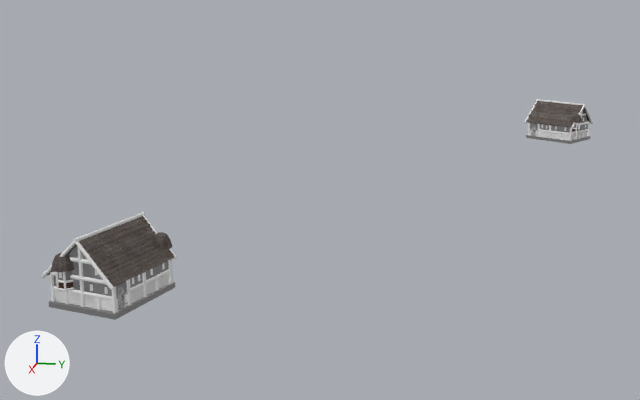
Two versions of the FBX model Assets/Assets/Aldeia/Casas (N)/Casa21/Casa21(N).fbx, one commit apart.
The view is the same before and after, from a camera (50 mm lens) standing at (-38.7, 73.5, 31.8) and looking at (-170.8, 47.1, -1.2). The lights are fixed; the arrows at lower left show +X, +Y and +Z. Both versions are drawn at frame 1 of the action 'Casa21 - Nobre.001|Cart_A|Take 001|BaseLayer'; the numbers are the values there. Vertices at the same position are counted once.

The older version as bpy lines, for what is in view:
```python
me_cube_010 = bpy.data.meshes.new('Cube.010')
me_cube_010.from_pydata(...)  # 35984 vertices, 41872 faces; spans x -23659.0..-11403.0, y -17.0..766.0, z -9335.0..-2957.0
# faces by material slot: [3958, 154, 80, 18, 29040, 7512, 1110]
me_cube_010.materials.append(mat_h21_madeiraborda)  # white #e7e7e7
me_cube_010.materials.append(mat_h21_paredecinza)  # grey #7c7c7c
me_cube_010.materials.append(mat_h21_paredepedra)  # its picture is missing
me_cube_010.materials.append(mat_h21_parededetalhe)
me_cube_010.materials.append(mat_h21_janela)  # its picture is missing
me_cube_010.materials.append(mat_h21_porta)
me_cube_010.materials.append(mat_h21_telhado)
ob_casa21___nobre_001 = bpy.data.objects.new('Casa21 - Nobre.001', me_cube_010)
ob_casa21___nobre_001.location = (0.0, 0.0, 0.0)
ob_casa21___nobre_001.rotation_euler = (1.571, 0.0, 0.0)  # degrees (90, 0, 0)
ob_casa21___nobre_001.scale = (0.01, 0.01, 0.01)
```
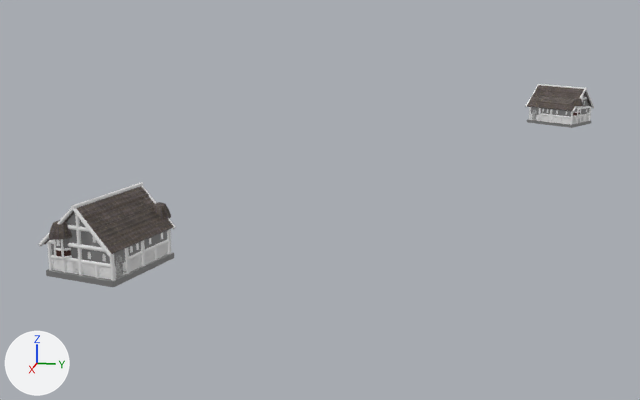
Changed parts and their boxes [x1, y1, x2, y2] in the pictures (640 x 400 px):
'Casa21 - Nobre.001', moved, turned, rescaled: before [41, 99, 593, 320]; after [38, 84, 594, 287]

The change, as a list of edits to the scene's bpy script:
```text
Change me_cube_010:
    where me_cube_010.from_pydata(...)  # 35984 vertices, 41872 faces; spans x -23659.0..-11403.0, y -17.0..766.0, z -9335.0..-2957.0
    used by ob_casa21___nobre_001; location = (0.0, 0.0, 0.0); rotation_euler = (1.571, 0.0, 0.0), in degrees (90, 0, 0); scale = (0.01, 0.01, 0.01)
    me_cube_010 part 1: the whole mesh is turned -90 degrees about the x axis through the mesh origin and scaled by 100
Change ob_casa21___nobre_001:
    ob_casa21___nobre_001.location: (0.0, 0.0, 0.0) -> (0.0, 0.0, 3.3)
    ob_casa21___nobre_001.rotation_euler: (1.571, 0.0, 0.0) -> (-3.142, 0.0, 0.0)  # degrees (90, 0, 0) -> degrees (-180, 0, 0)
    ob_casa21___nobre_001.scale: (0.01, 0.01, 0.01) -> (0.0001, 0.0001, 0.0001)
```
